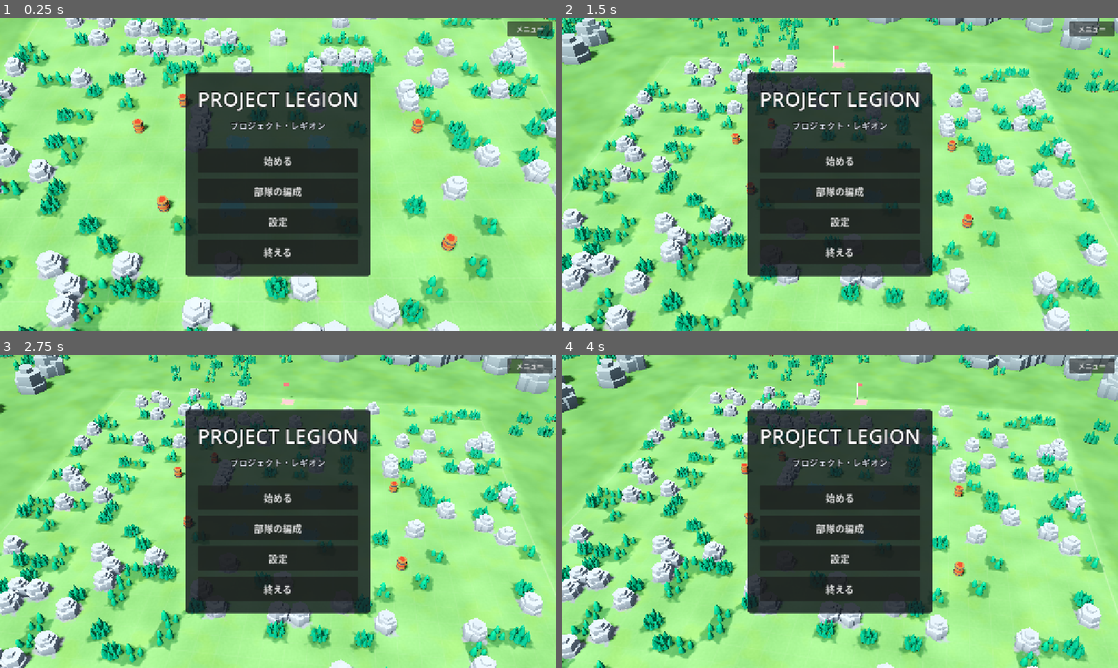
Above: before the commit, frames 1-4 (two rows, left to right).
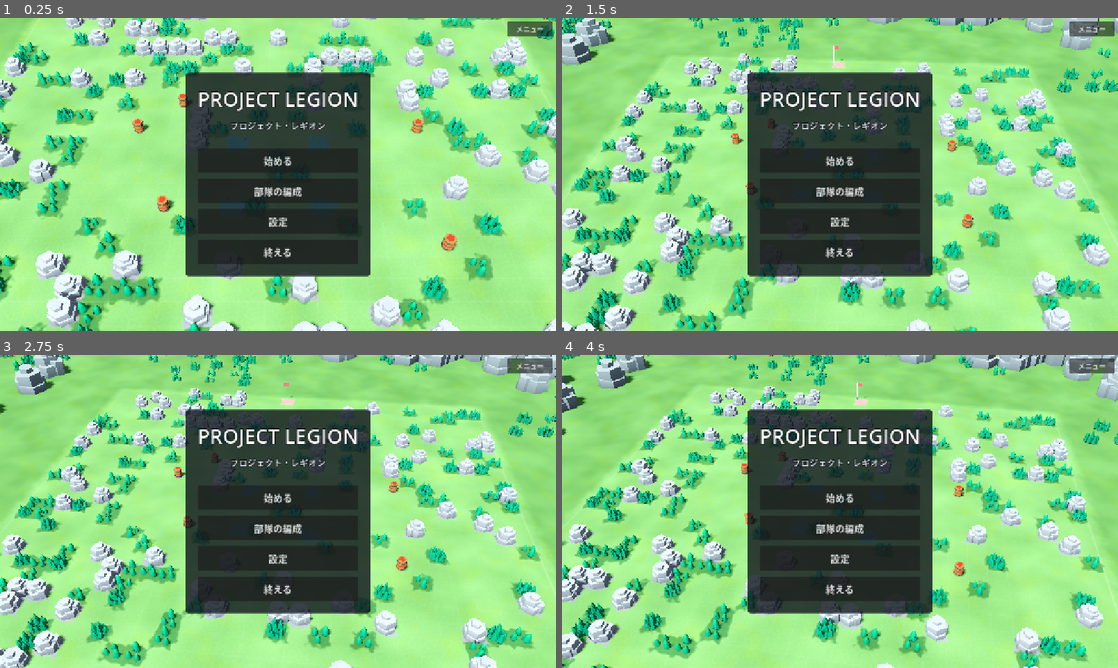
Above: after the commit, the same moments.

Repository: mattyan1053/pj-legion
Game: Godot game, scene res://prototype/app.tscn
Two runs of this game, one before a commit and one after it. Both use one fixed random seed, a clock stepped at 60 frames per second and the inputs below.
Inputs (mouse positions are in pixels of both pictures, inside the frame that each line leads up to):
- Up to frame 1 (0.25 s): no input
- Up to frame 2 (1.5 s): tap Enter at 0.5 s; move the mouse to (962, 158) at 0.52 s; hold D 0.53-1.25 s; tap F at 0.6 s; click (962, 158) at 0.67 s; tap Space at 0.77 s; drag from (728, 190) to (812, 237) at 1.27 s
- Up to frame 3 (2.75 s): move the mouse to (333, 442) at 2.02 s; hold D from 2.03 s (still down); tap Enter at 2.1 s
- Up to frame 4 (4 s): release D at 2.75 s; drag from (812, 574) to (673, 464) at 2.77 s; move the mouse to (1006, 558) at 3.52 s; hold A from 3.53 s (still down); tap 1 at 3.6 s; tap Space at 3.77 s

The runs differ from the first frame. In frame 1, 5.7% of the frame differs, in the area x 0-100%, y 30-100%; in frame 2, 7.0%, in the area x 0-99%, y 33-100%; in frame 3, 6.8%; in frame 4, 6.7%.

Commit message:
⚖️ Keep the forests in the open center of the central plain
Co-Authored-By: Claude Opus 5.5 <noreply@anthropic.com>
Claude-Session: https://claude.ai/code/session_019skPmxyfhUK4kycqxJ536i

Diff:
--- a/rules/board_generator.gd
+++ b/rules/board_generator.gd
@@ -74,8 +74,8 @@
 		match stage:
 			Stage.PLAIN:
 				_scatter(board, protected, rng)
-				# 中央 6 x 6 は空ける。
-				_fill_rect(board, protected, Rect2i(center - Vector2i(3, 3), Vector2i(6, 6)), Terrain.Type.NORMAL)
+				# 中央 6 x 6 の障害物は除く（森は残す）。
+				_clear_obstacles(board, protected, Rect2i(center - Vector2i(3, 3), Vector2i(6, 6)))
 			Stage.LABYRINTH:
 				_build_labyrinth(board, protected, rng)
 			Stage.TWIN_SPRINGS:
@@ -322,6 +322,15 @@
 			board.set_terrain(cell, type)
 
 
+## rect の中の障害物を平地にする（森はそのまま）。
+static func _clear_obstacles(board: Board, protected: Dictionary, rect: Rect2i) -> void:
+	for y in range(rect.position.y, rect.end.y):
+		for x in range(rect.position.x, rect.end.x):
+			var cell := Vector2i(x, y)
+			if board.in_bounds(cell) and not protected.has(cell) and board.terrain_at(cell) == Terrain.Type.OBSTACLE:
+				board.set_terrain(cell, Terrain.Type.NORMAL)
+
+
 static func _fill_rect(board: Board, protected: Dictionary, rect: Rect2i, type: Terrain.Type) -> void:
 	for y in range(rect.position.y, rect.end.y):
 		for x in range(rect.position.x, rect.end.x):
--- a/tests/rules/test_board_generator.gd
+++ b/tests/rules/test_board_generator.gd
@@ -136,6 +136,18 @@
 		for y in range(12, 18):
 			for x in range(12, 18):
 				assert_ne(board.terrain_at(Vector2i(x, y)), Terrain.Type.OBSTACLE, "seed %d (%d, %d)" % [map_seed, x, y])
+
+
+## 中央 6 x 6 の森は残る（障害物だけを除く。docs/game-board.md）。
+func test_plain_center_keeps_its_forests() -> void:
+	var forests := 0
+	for map_seed in SEEDS:
+		var board := BoardGenerator.generate(BoardGenerator.Stage.PLAIN, map_seed)
+		for y in range(12, 18):
+			for x in range(12, 18):
+				if board.terrain_at(Vector2i(x, y)) == Terrain.Type.FOREST:
+					forests += 1
+	assert_true(forests > 0, "中央にも森が散る")
 
 
 func test_labyrinth_is_a_grid_maze() -> void:
Not shown, changed: docs/game-board.md
